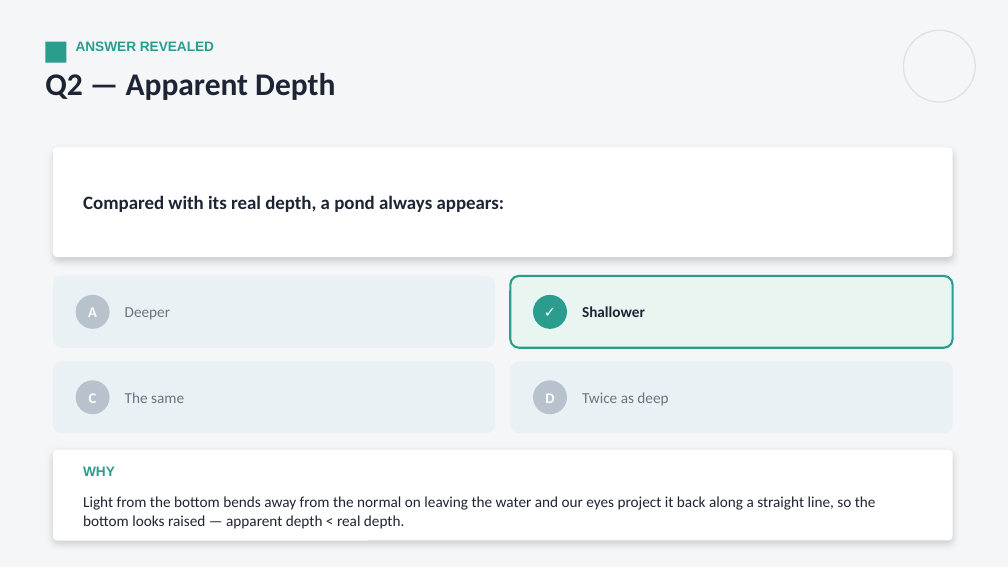
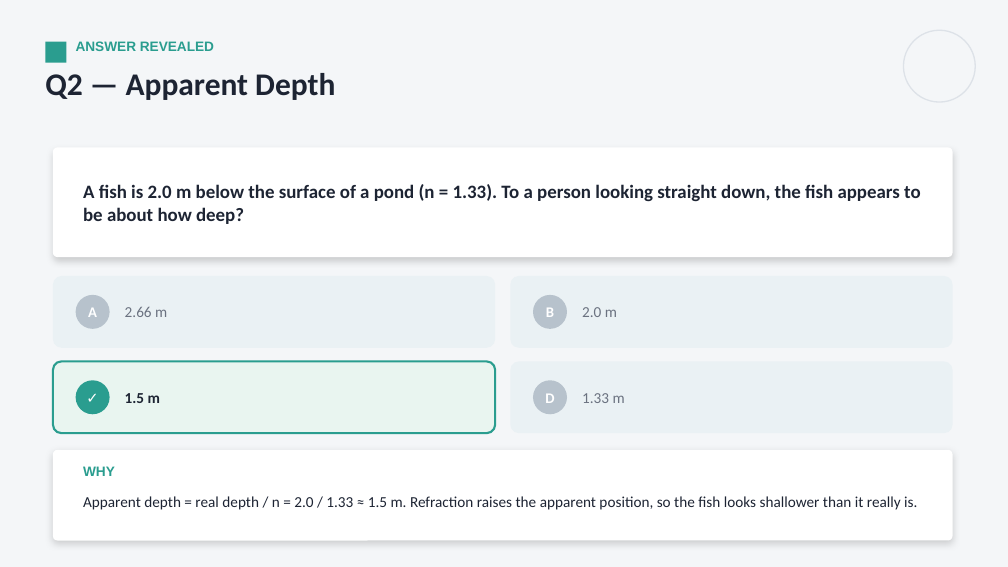
Before and after one commit to parmeshwars2911/MyFirstAR, a slide deck: slide 14 of ppt/Grade10/G10_S35_Refraction_at_Plane_Surfaces_2.pptx. Drawn at 1008x567 pixels with LibreOffice and Linux fonts; fonts in the diff are those of the drawing. Boxes give left, top, right and bottom in pixels: in the first picture for what was removed or moved away, otherwise in the second. Text is boxed around its words. In the diff, an @@ line names an element or a change of style, - is before the commit and + after.

```diff
--- a/ppt/Grade10/G10_S35_Refraction_at_Plane_Surfaces_2.pptx
+++ b/ppt/Grade10/G10_S35_Refraction_at_Plane_Surfaces_2.pptx
@@ text at (x1=83, y1=184, x2=921, y2=224): text changed @@
-Compared with its real depth, a pond always appears:
+A fish is 2.0 m below the surface of a pond (n = 1.33). To a person looking straight down, the fish appears to be about how deep?
@@ rounded rectangle at (x1=510, y1=276, x2=953, y2=348): fill #E9F5F0 to #EAF1F4; outline #2A9D8F 2 pt to none @@
@@ ellipse at (x1=533, y1=295, x2=567, y2=329): fill #2A9D8F to #B7C2CC @@
@@ text at (x1=125, y1=307, x2=167, y2=317): text changed @@
-Deeper
+2.66 m
@@ text at (x1=546, y1=308, x2=554, y2=317): text changed @@
-✓
+B
@@ text at (x1=582, y1=307, x2=617, y2=317): text changed; text colour #1D2433 to #6B7280; bold off @@
-Shallower
+2.0 m
@@ rounded rectangle at (x1=53, y1=361, x2=495, y2=433): fill #EAF1F4 to #E9F5F0; outline none to #2A9D8F 2 pt @@
@@ ellipse at (x1=76, y1=380, x2=110, y2=414): fill #B7C2CC to #2A9D8F @@
@@ text at (x1=89, y1=393, x2=97, y2=403): text changed @@
-C
+✓
@@ text at (x1=125, y1=393, x2=160, y2=403): text changed; text colour #6B7280 to #1D2433; bold on @@
-The same
+1.5 m
@@ text at (x1=582, y1=393, x2=625, y2=403): text changed @@
-Twice as deep
+1.33 m
@@ text at (x1=83, y1=496, x2=917, y2=510): text changed @@
-Light from the bottom bends away from the normal on leaving the water and our eyes project it back along a straight line, so the bottom looks raised — apparent depth < real depth.
+Apparent depth = real depth / n = 2.0 / 1.33 ≈ 1.5 m. Refraction raises the apparent position, so the fish looks shallower than it really is.
```
Also in this commit, not shown: 13 other slides changed, 14 other files.
